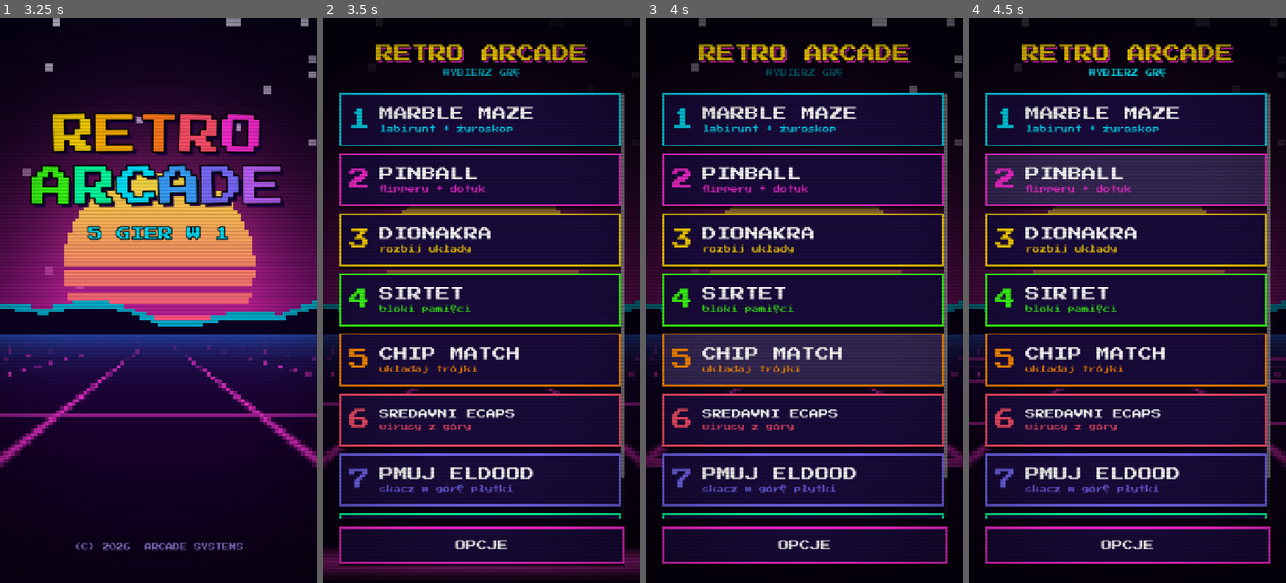
Above: before the commit, frames 1-4 (left to right).
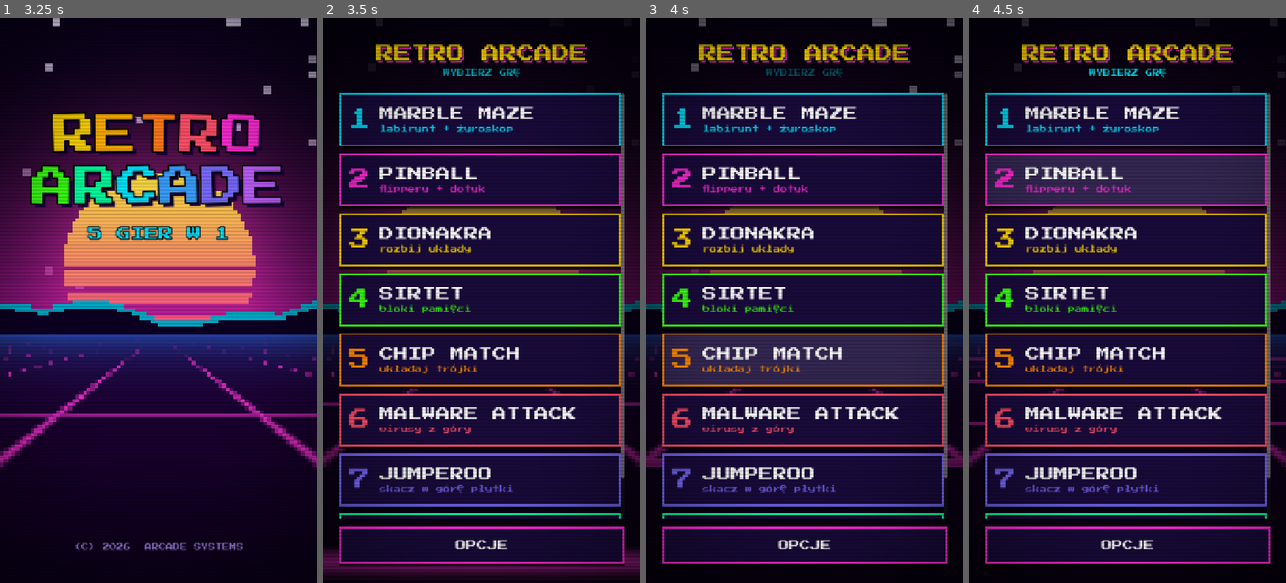
Above: after the commit, the same moments.

Repository: z0z6/5w1
Game: Godot game, scene res://intro/intro.tscn
The game is run twice, just before and just after one commit, with the same random seed, the same clock (stepped at 60 frames per second) and the same inputs. Sound files missing from this copy of the repository are replaced by a short silence.
Inputs (mouse positions are in pixels of both pictures, inside the frame that each line leads up to):
- Up to frame 1 (3.25 s): tap Enter at 0.5 s; move the mouse to (228, 272) at 0.52 s; hold Right (ui_right) 0.53-1.25 s; hold Z 0.53-1.25 s; click (228, 272) at 0.67 s; tap Space at 0.77 s; drag from (95, 328) to (142, 413) at 1.27 s; move the mouse to (190, 176) at 2.02 s; hold Right (ui_right) 2.03-2.75 s; tap C at 2.1 s; drag from (142, 413) to (63, 215) at 2.77 s
- Up to frame 2 (3.5 s): no input
- Up to frame 3 (4 s): move the mouse to (899, 385) at 3.52 s; hold Left (ui_left) from 3.53 s (still down); hold X from 3.53 s (still down); tap Space at 3.77 s
- Up to frame 4 (4.5 s): release Left (ui_left) at 4.25 s; release X at 4.25 s; drag from (1032, 215) to (1079, 159) at 4.27 s

Frame 1 is identical in both runs. In frame 2, 1.6% of the frame differs, in the area x 17-80%, y 68-82%; in frame 3, 1.6%; in frame 4, 1.6%.

Commit message:
Add files via upload

Diff:
--- a/main_menu/main_menu.gd
+++ b/main_menu/main_menu.gd
@@ -8,9 +8,9 @@
 	{"name": "DIONAKRA", "scene": "res://games/dionakra/dionakra.tscn", "sub": "rozbij układy", "color": Color("ffd400")},
 	{"name": "SIRTET", "scene": "res://games/sirtet/sirtet.tscn", "sub": "bloki pamięci", "color": Color("39ff14")},
 	{"name": "CHIP MATCH", "scene": "res://games/chipmatch/chipmatch.tscn", "sub": "układaj trójki", "color": Color("ff8a00")},
-	{"name": "SREDAVNI ECAPS", "scene": "res://games/sredavni/sredavni.tscn", "sub": "wirusy z góry", "color": Color("ff4f6a")},
-	{"name": "PMUJ ELDOOD", "scene": "res://games/pmuj/pmuj.tscn", "sub": "skacz w górę płytki", "color": Color("7a6bff")},
-	{"name": "DNAMMOC ELISSIM", "scene": "res://games/dnammoc/dnammoc.tscn", "sub": "obrona rdzenia", "color": Color("00ffa0")},
+	{"name": "MALWARE ATTACK", "scene": "res://games/sredavni/sredavni.tscn", "sub": "wirusy z góry", "color": Color("ff4f6a")},
+	{"name": "JUMPEROO", "scene": "res://games/pmuj/pmuj.tscn", "sub": "skacz w górę płytki", "color": Color("7a6bff")},
+	{"name": "BALLISTICA", "scene": "res://games/dnammoc/dnammoc.tscn", "sub": "obrona rdzenia", "color": Color("00ffa0")},
 ]
 
 var panel: OptionsPanel
@@ -93,7 +93,7 @@
 	vb.add_theme_constant_override("separation", 10)
 	vb.mouse_filter = Control.MOUSE_FILTER_IGNORE
 	vb.size_flags_horizontal = Control.SIZE_EXPAND_FILL
-	var nm := UiKit.label(g.name, 32 if String(g.name).length() <= 12 else 22, Color(1, 1, 1, dim))
+	var nm := UiKit.label(g.name, 32 if String(g.name).length() <= 14 else 22, Color(1, 1, 1, dim))
 	nm.mouse_filter = Control.MOUSE_FILTER_IGNORE
 	vb.add_child(nm)
 	var sb := UiKit.label(g.sub, 16, Color(accent.r, accent.g, accent.b, dim * 0.85))
